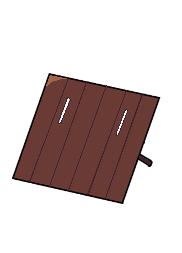
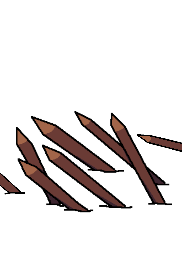
Layered file, before and after one edit (182×253). Changes by layer:
showed "stakes #1", painted on it over (0, 111, 182, 213)
hid "bow #1" over (12, 73, 161, 204)